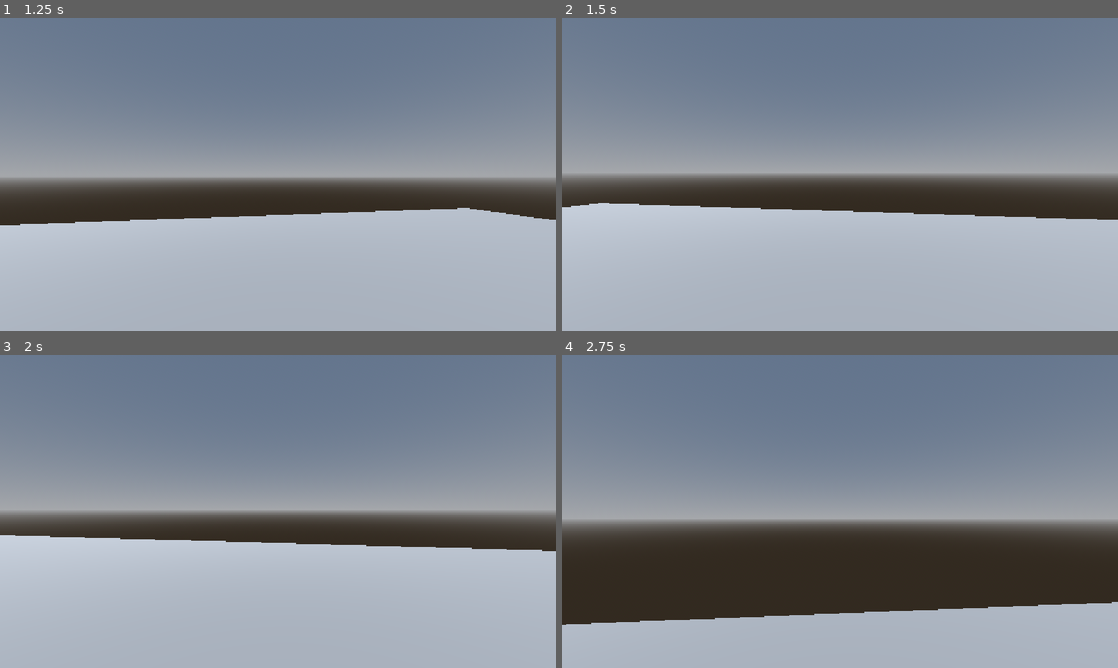
Above: before the commit, frames 1-4 (two rows, left to right).
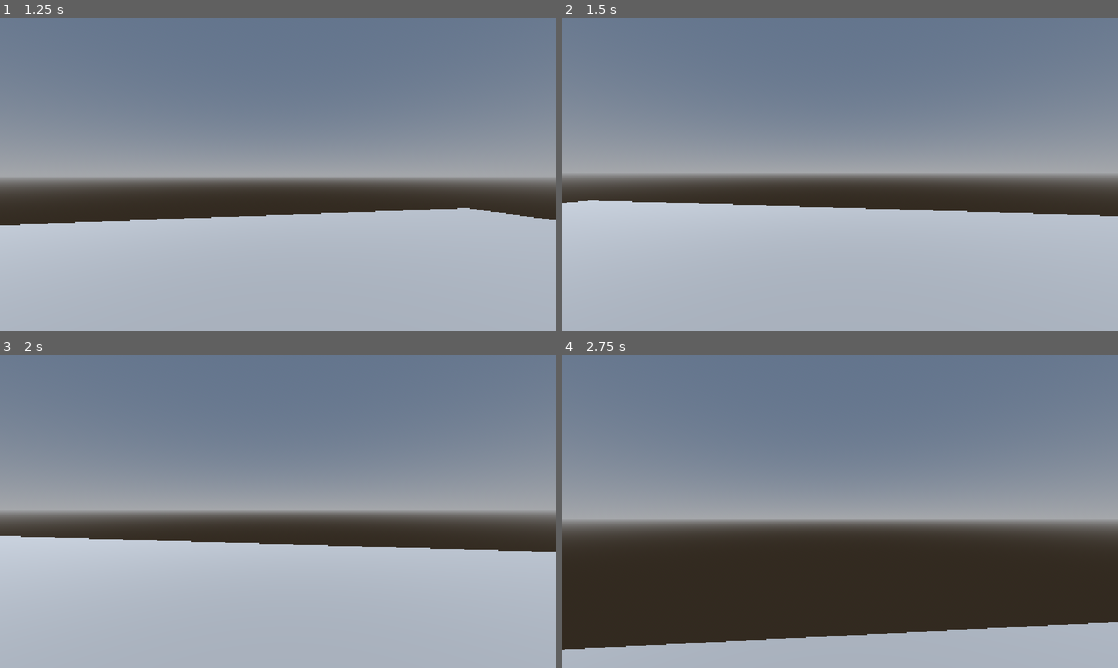
Above: after the commit, the same moments.

Repository: wootteri/fps-controller
Game: Godot game, scene res://world/main.tscn
Same seed, same stepped clock (60 frames per second), same inputs: the game is played once before the commit and once after it.
Inputs (mouse positions are in pixels of both pictures, inside the frame that each line leads up to):
- Up to frame 1 (1.25 s): move the mouse to (305, 174) at 0.52 s; hold W (move_forward) from 0.53 s (still down); hold Shift (sprint) from 0.53 s (still down); tap Space (jump) at 0.77 s
- Up to frame 2 (1.5 s): keep holding W (move_forward); move the mouse to (812, 174) at 1.27 s; release Shift (sprint) at 1.28 s; tap Ctrl (crouch, bound only after the commit) at 1.35 s
- Up to frame 3 (2 s): keep holding W (move_forward); tap Space (jump) at 1.52 s; tap Shift (sprint) at 1.55 s
- Up to frame 4 (2.75 s): keep holding W (move_forward); move the mouse to (851, 505) at 2.02 s; hold Shift (sprint) from 2.03 s (still down); tap C (crouch, bound only before the commit) at 2.1 s

Frame 1 is identical in both runs. In frame 2, 1.1% of the frame differs, in the area x 0-100%, y 58-65%; in frame 3, 0.3%; in frame 4, 7.1%, in the area x 0-100%, y 78-95%.

Commit message:
feat: add momentum handling to movement
- On ground: direct control with input, gradual deceleration without
- In air: lerp velocity toward target (preserves momentum, weaker strafing)
- Slight air drag prevents infinite momentum buildup
- All values (air_control, ground_deceleration, air_drag) are @export

Diff:
--- a/player/abilities/movement_ability.gd
+++ b/player/abilities/movement_ability.gd
@@ -5,15 +5,55 @@
 ## player is currently facing (yaw is applied to Player itself in player.gd,
 ## so `player.transform.basis` already points the right direction).
 ##
-## Reads `player.current_speed` (not `player.speed` directly) so abilities
-## like SprintAbility can raise it for this frame only — see player.gd's
-## _physics_process, which resets current_speed to speed before any ability
-## runs, and this node's sibling order in player.tscn (Sprint before
-## Movement) so the boosted value is what actually gets read here.
+## Momentum handling:
+## - On ground: direct control when input is given, gradual deceleration when
+##   no input is given (so stopping from sprint isn't instant)
+## - In air: velocity is lerped toward target velocity, preserving momentum
+##   but allowing some steering control (air strafing)
+##
+## The lerp factor controls responsiveness:
+## - On ground: 1.0 = instant response (direct control)
+## - In air: air_control (default 0.1) = slow response (momentum preservation)
+##
+## How the lerp works: each frame, velocity moves `air_control` fraction of
+## the way toward the target. With air_control = 0.1, you're 10% closer to
+## the target each frame. This is exponential approach, which feels smooth.
+
+@export var air_control: float = 0.1
+@export var ground_deceleration: float = 8.0
+@export var air_drag: float = 0.01
 
 func physics_update(player: Player, delta: float) -> void:
 	var input_dir: Vector2 = Input.get_vector("move_left", "move_right", "move_forward", "move_back")
-	var direction: Vector3 = (player.transform.basis * Vector3(input_dir.x, 0.0, input_dir.y)).normalized()
 
-	player.velocity.x = direction.x * player.current_speed
-	player.velocity.z = direction.z * player.current_speed
+	if input_dir != Vector2.ZERO:
+		var direction: Vector3 = (player.transform.basis * Vector3(input_dir.x, 0.0, input_dir.y)).normalized()
+		var target_speed: float = player.current_speed
+
+		if player.is_on_floor():
+			# Direct control on ground — instant response to input
+			player.velocity.x = direction.x * target_speed
+			player.velocity.z = direction.z * target_speed
+		else:
+			# In air: lerp toward target to preserve momentum
+			# Lower air_control = more momentum preserved, less steering control
+			var target_vel: Vector3 = direction * target_speed
+			player.velocity.x = lerp(player.velocity.x, target_vel.x, air_control)
+			player.velocity.z = lerp(player.velocity.z, target_vel.z, air_control)
+	else:
+		# No input — decelerate
+		if player.is_on_floor():
+			# Gradual ground deceleration (preserves direction)
+			var current_speed: float = player.velocity.length()
+			if current_speed > 0.01:
+				var new_speed: float = current_speed - ground_deceleration * delta
+				if new_speed < 0:
+					new_speed = 0
+				var dir: Vector3 = player.velocity.normalized()
+				player.velocity.x = dir.x * new_speed
+				player.velocity.z = dir.z * new_speed
+		else:
+			# Slight air drag to prevent infinite momentum
+			var drag_factor: float = 1.0 - air_drag
+			player.velocity.x *= drag_factor
+			player.velocity.z *= drag_factor
--- a/project.godot
+++ b/project.godot
@@ -54,7 +54,7 @@
 }
 crouch={
 "deadzone": 0.5,
-"events": [Object(InputEventKey,"resource_local_to_scene":fa …(140 unchanged characters)… d":false,"keycode":0,"physical_keycode":67,"key_label":0,"unicode":0,"location":0,"echo":false,"script":null)
+"events": [Object(InputEventKey,"resource_local_to_scene":fa …(140 unchanged characters)… d":false,"keycode":0,"physical_keycode":4194326,"key_label":0,"unicode":0,"location":0,"echo":false,"script":null)
 ]
 }
 
